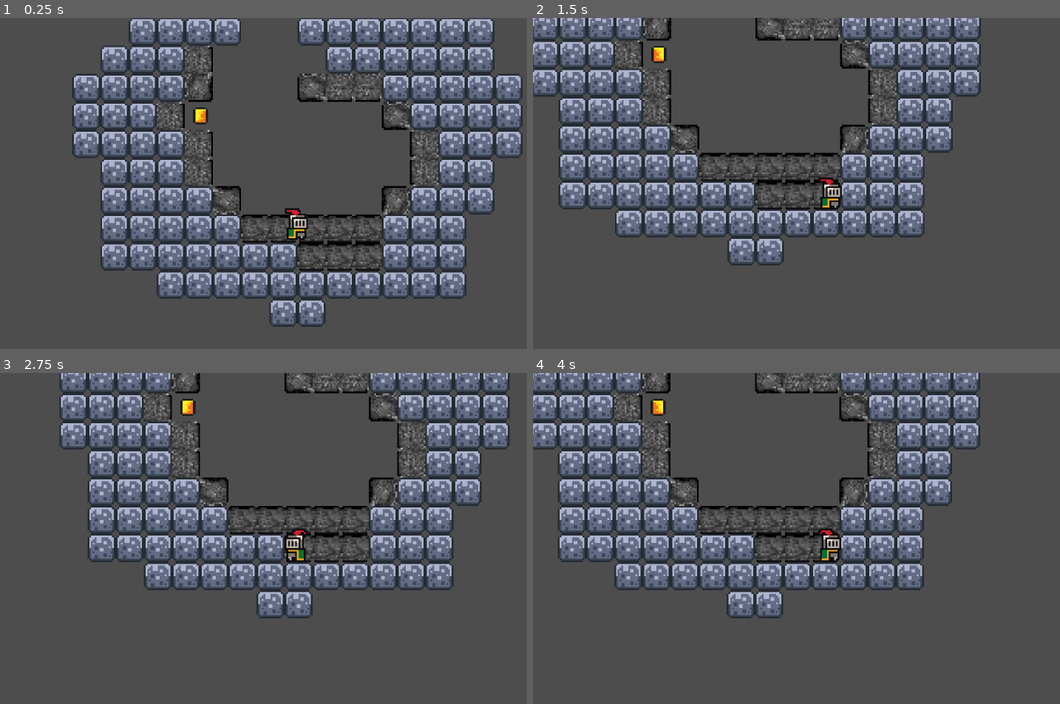
Above: before the commit, frames 1-4 (two rows, left to right).
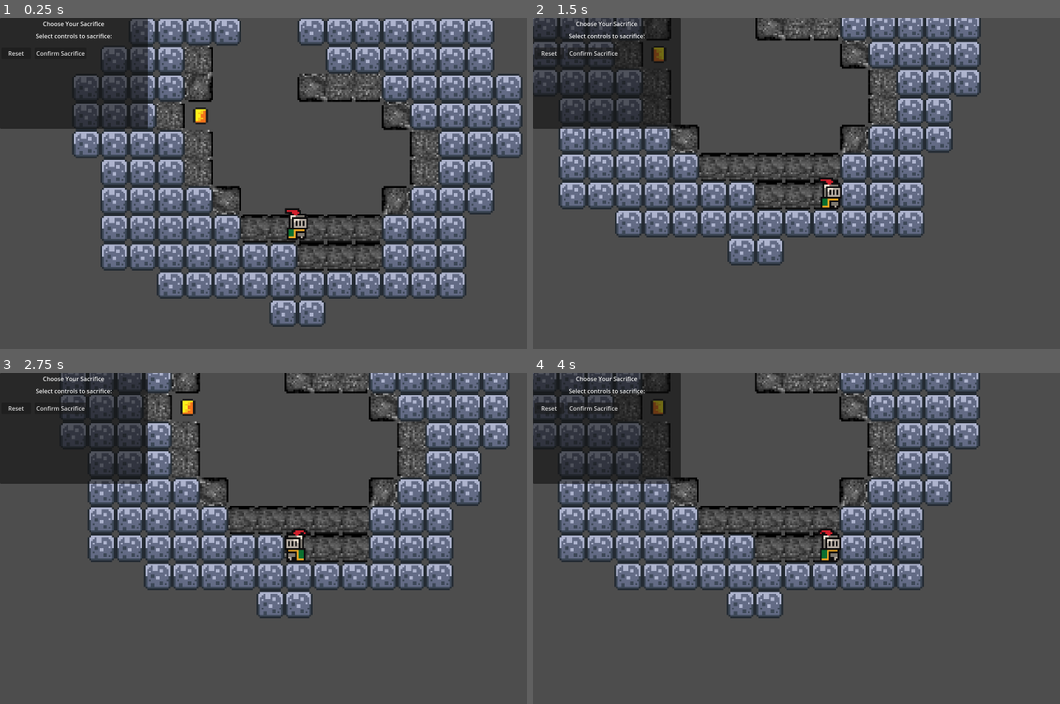
Above: after the commit, the same moments.

Repository: IlvesTheGamer/Downgrader
Game: Godot game, scene res://Scenes/level_1.tscn
Two runs of this game, one before a commit and one after it. Both use one fixed random seed, a clock stepped at 60 frames per second and the inputs below.
Inputs:
- Up to frame 1 (0.25 s): no input
- Up to frame 2 (1.5 s): tap Enter (ui_accept) at 0.5, 1.35 s; hold Enter (ui_accept) 0.53-1.28 s; hold Right (right) from 0.53 s (still down); tap E (roll) at 0.6 s
- Up to frame 3 (2.75 s): tap Enter (ui_accept) at 1.52, 1.82 s; tap E (roll) at 1.55, 2.1 s; release Right (right) at 2.03 s; hold A (left) from 2.03 s (still down); hold Enter (ui_accept) from 2.03 s (still down)
- Up to frame 4 (4 s): release A (left) at 2.78 s; release Enter (ui_accept) at 2.78 s; hold Right (right) from 2.78 s (still down); tap E (roll) at 2.85 s; tap Enter (ui_accept) at 3.02, 3.32 s; hold Enter (ui_accept) from 3.53 s (still down)

The runs differ from the first frame. In frame 1, 8.7% of the frame differs, in the area x 0-29%, y 0-34%; in frame 2, 8.0%; in frame 3, 8.4%; in frame 4, 8.0%.

Commit message:
ghfjh

Diff:
--- /dev/null
+++ b/GameManager.gd
@@ -0,0 +1,94 @@
+# GameManager.gd - Add this to your main game scene
+extends Node
+
+
+@onready var player: CharacterBody2D = $"../Player"  # Adjust path to your player
+@onready var sacrifice_popup: Control = $"../CanvasLayer/ControlSacrificePopup"
+
+var current_level = 1
+var disabled_controls = []
+
+# Level progression - defines how many controls to sacrifice per level
+var level_sacrifice_requirements = {
+	1: 0,  # Tutorial level - all controls
+	2: 1,  # Sacrifice 1 control
+	3: 1,  # Sacrifice 1 control
+	4: 2,  # Sacrifice 2 controls
+	5: 2,  # Sacrifice 2 controls
+	6: 3,  # Sacrifice 3 controls (only 1 control left!)
+}
+
+func _ready():
+	sacrifice_popup.controls_confirmed.connect(_on_controls_sacrificed)
+	sacrifice_popup.popup_closed.connect(_on_popup_closed)
+
+	# Start first level
+	start_level(current_level)
+
+func start_level(level: int):
+	print("Starting level: ", level)  # Debug
+	current_level = level
+
+	# Lock player movement at start of level
+	if player and player.has_method("lock_movement"):
+		player.lock_movement()
+		print("Player movement locked for level start")  # Debug
+	else:
+		print("ERROR: Could not find player or lock_movement method")  # Debug
+
+	# Reset all controls first
+	disabled_controls.clear()
+
+	# Check if we need to sacrifice controls
+	var required_sacrifices = level_sacrifice_requirements.get(level, 0)
+	print("Required sacrifices for level ", level, ": ", required_sacrifices)  # Debug
+
+	if required_sacrifices > 0:
+		sacrifice_popup.show_sacrifice_popup(level, required_sacrifices)
+	else:
+		# No sacrifices needed, start level immediately
+		_update_player_controls()
+		_start_level_gameplay()
+
+func _on_controls_sacrificed(sacrificed_controls_array: Array):
+	print("Controls sacrificed: ", sacrificed_controls_array)  # Debug
+	disabled_controls = sacrificed_controls_array.duplicate()
+	_update_player_controls()
+	_start_level_gameplay()
+
+func _on_popup_closed():
+	# Popup was closed, continue with current disabled controls
+	pass
+
+func _start_level_gameplay():
+	# Here you would start the actual level gameplay
+	# Enable player input, start timers, etc.
+	print("Level %d started! Disabled controls: %s" % [current_level, disabled_controls])
+
+func _update_player_controls():
+	# Update the player's movement script with disabled controls
+	if player and player.has_method("set_disabled_controls"):
+		player.set_disabled_controls(disabled_controls)
+
+	# Unlock player movement
+	if player and player.has_method("unlock_movement"):
+		player.unlock_movement()
+
+func restart_current_level():
+	# Called when player wants to restart level and choose new controls
+	var required_sacrifices = level_sacrifice_requirements.get(current_level, 0)
+	if required_sacrifices > 0:
+		sacrifice_popup.show_restart_sacrifice_popup(current_level, required_sacrifices)
+	else:
+		# No sacrifices needed for this level
+		start_level(current_level)
+
+func advance_to_next_level():
+	# Called when player completes current level
+	current_level += 1
+	start_level(current_level)
+
+func _input(event):
+	# Allow R key to restart level during gameplay
+	if event.is_action_pressed("restart") and not sacrifice_popup.visible:
+		restart_current_level()
--- /dev/null
+++ b/Scenes/control_sacrifice_popup.tscn
@@ -0,0 +1,63 @@
+[gd_scene load_steps=2 format=3 uid="uid://bj7xdxbvv71d6"]
+
+[ext_resource type="Script" uid="uid://rnnpo1wx1m80" path="res://Scripts/control_sacrifice_popup.gd" id="1_dhyxq"]
+
+[node name="ControlSacrificePopup" type="Control"]
+layout_mode = 3
+anchors_preset = 15
+anchor_right = 1.0
+anchor_bottom = 1.0
+grow_horizontal = 2
+grow_vertical = 2
+size_flags_horizontal = 4
+size_flags_vertical = 4
+script = ExtResource("1_dhyxq")
+metadata/_edit_use_anchors_ = true
+
+[node name="PopupPanel" type="PopupPanel" parent="."]
+oversampling_override = 1.0
+size = Vector2i(400, 300)
+visible = true
+
+[node name="VBoxContainer" type="VBoxContainer" parent="PopupPanel"]
+anchors_preset = 15
+anchor_right = 1.0
+anchor_bottom = 1.0
+offset_left = 4.0
+offset_top = 4.0
+offset_right = -4.0
+offset_bottom = -4.0
+grow_horizontal = 2
+grow_vertical = 2
+size_flags_vertical = 4
+theme_override_constants/separation = 10
+
+[node name="TitleLabel" type="Label" parent="PopupPanel/VBoxContainer"]
+layout_mode = 2
+size_flags_horizontal = 4
+text = "Choose Your Sacrifice"
+horizontal_alignment = 1
+
+[node name="InstructionLabel" type="Label" parent="PopupPanel/VBoxContainer"]
+layout_mode = 2
+text = "Select controls to sacrifice:"
+horizontal_alignment = 1
+
+[node name="ControlsContainer" type="VBoxContainer" parent="PopupPanel/VBoxContainer"]
+layout_mode = 2
+theme_override_constants/separation = 5
+alignment = 1
+
+[node name="ButtonContainer" type="HBoxContainer" parent="PopupPanel/VBoxContainer"]
+layout_mode = 2
+theme_override_constants/separation = 10
+
+[node name="ResetButton" type="Button" parent="PopupPanel/VBoxContainer/ButtonContainer"]
+custom_minimum_size = Vector2(80, 30)
+layout_mode = 2
+text = "Reset"
+
+[node name="ConfirmButton" type="Button" parent="PopupPanel/VBoxContainer/ButtonContainer"]
+custom_minimum_size = Vector2(120, 30)
+layout_mode = 2
+text = "Confirm Sacrifice"
--- a/Scenes/level_1.tscn
+++ b/Scenes/level_1.tscn
@@ -1,10 +1,12 @@
-[gd_scene load_steps=9 format=4 uid="uid://cyaxgqfq0y12e"]
-
-[ext_resource type="Script" uid="uid://cnwbbqyhm5ndm" path="res://level_1.gd" id="1_7p6j4"]
+[gd_scene load_steps=11 format=4 uid="uid://cyaxgqfq0y12e"]
+
+[ext_resource type="Script" uid="uid://cnwbbqyhm5ndm" path="res://Scripts/level_1.gd" id="1_7p6j4"]
 [ext_resource type="Texture2D" uid="uid://icthg8qi31wj" path="res://Assets/brackeys_platformer_assets/sprites/world_tileset.png" id="2_8ffim"]
 [ext_resource type="PackedScene" uid="uid://di26se5iewoky" path="res://Scenes/player.tscn" id="2_xfk5q"]
 [ext_resource type="Texture2D" uid="uid://de8yymrq3womd" path="res://Assets/New Piskel.png" id="3_6444e"]
 [ext_resource type="PackedScene" uid="uid://cq0ob75i1fm2r" path="res://Scenes/teleport.tscn" id="3_xfk5q"]
+[ext_resource type="Script" uid="uid://dac8ss7uuadut" path="res://GameManager.gd" id="6_evi0p"]
+[ext_resource type="PackedScene" uid="uid://bj7xdxbvv71d6" path="res://Scenes/control_sacrifice_popup.tscn" id="7_lsmp6"]
 
 [sub_resource type="TileSetAtlasSource" id="TileSetAtlasSource_6444e"]
 texture = ExtResource("2_8ffim")
@@ -179,6 +181,9 @@
 [node name="Level 1" type="Node2D"]
 script = ExtResource("1_7p6j4")
 
+[node name="GameManager" type="Node" parent="."]
+script = ExtResource("6_evi0p")
+
 [node name="Layer0" type="TileMapLayer" parent="."]
 use_parent_material = true
 tile_map_data = PackedByteArray("AAAAAP//AAAGAAEAAAABAP//AAAGAAEAAAACAP//AwAAAAAAAAADAP//AwAAAAAAAAAEAP//AwAAAAAAAAAFAP …(1904 unchanged characters)…
@@ -190,6 +195,14 @@
 [node name="Teleport" parent="." instance=ExtResource("3_xfk5q")]
 position = Vector2(9, -72)
 
+[node name="CanvasLayer" type="CanvasLayer" parent="."]
+
+[node name="ControlSacrificePopup" parent="CanvasLayer" instance=ExtResource("7_lsmp6")]
+offset_left = 58.0
+offset_top = -15.0
+offset_right = 58.0
+offset_bottom = -15.0
+
 [connection signal="area_entered" from="Teleport" to="." method="_on_teleport_area_entered"]
 [connection signal="area_shape_entered" from="Teleport" to="." method="_on_teleport_area_shape_entered"]
 [connection signal="body_entered" from="Teleport" to="." method="_on_teleport_body_entered"]
--- a/Scenes/level_2.tscn
+++ b/Scenes/level_2.tscn
@@ -1,9 +1,10 @@
-[gd_scene load_steps=7 format=4 uid="uid://b5wnpyqg56c0a"]
+[gd_scene load_steps=8 format=4 uid="uid://b5wnpyqg56c0a"]
 
 [ext_resource type="Script" uid="uid://isc6uwlpxc37" path="res://Scripts/level_2.gd" id="1_1q6tm"]
 [ext_resource type="Texture2D" uid="uid://icthg8qi31wj" path="res://Assets/brackeys_platformer_assets/sprites/world_tileset.png" id="1_12fag"]
 [ext_resource type="PackedScene" uid="uid://di26se5iewoky" path="res://Scenes/player.tscn" id="2_1q6tm"]
 [ext_resource type="PackedScene" uid="uid://cq0ob75i1fm2r" path="res://Scenes/teleport.tscn" id="3_v36qu"]
+[ext_resource type="PackedScene" uid="uid://bj7xdxbvv71d6" path="res://Scenes/control_sacrifice_popup.tscn" id="5_v36qu"]
 
 [sub_resource type="TileSetAtlasSource" id="TileSetAtlasSource_cggpd"]
 texture = ExtResource("1_12fag")
@@ -180,3 +181,9 @@
 
 [node name="Teleport" parent="." instance=ExtResource("3_v36qu")]
 position = Vector2(9, -72)
+
+[node name="ControlSacrificePopup" parent="." instance=ExtResource("5_v36qu")]
+offset_left = 65.0
+offset_top = -11.0
+offset_right = 65.0
+offset_bottom = -11.0
--- /dev/null
+++ b/Scenes/node.tscn
@@ -0,0 +1,6 @@
+[gd_scene load_steps=2 format=3 uid="uid://dkwg83pukri33"]
+
+[ext_resource type="Script" uid="uid://bavadnvn87l4v" path="res://node.gd" id="1_5g7os"]
+
+[node name="Node" type="Node"]
+script = ExtResource("1_5g7os")
--- /dev/null
+++ b/Scenes/sacriface.tscn
@@ -0,0 +1,3 @@
+[gd_scene format=3 uid="uid://ciqn350ld82if"]
+
+[node name="Sacriface" type="CanvasLayer"]
--- /dev/null
+++ b/Scenes/sacrifice_ui.tscn
@@ -0,0 +1,7 @@
+[gd_scene format=3 uid="uid://yi7kwruk6f38"]
+
+[node name="SacrificeUI" type="Control"]
+layout_mode = 3
+anchors_preset = 0
+offset_right = 40.0
+offset_bottom = 40.0
--- a/Scripts/character_body_2d.gd
+++ b/Scripts/character_body_2d.gd
@@ -1,14 +1,19 @@
+# Player.gd - Updated movement script with sacrifice system
 extends CharacterBody2D
+
 const SPEED = 250.0
 const JUMP_VELOCITY = -320.0
 const ROLL_SPEED = 400.0
 const ROLL_DURATION = 0.28
 const ROLL_COOLDOWN = 0.8  # Cooldown time after roll ends
+
 @onready var animated_sprite: AnimatedSprite2D = $AnimatedSprite2D
+
 var was_on_floor = false
 var jumps_left = 2  # Changed to double jump
 var coyote_time = 0.1  # Grace period for jumping after leaving ground
 var coyote_timer = 0.0
+
 # Roll variables
 var is_rolling = false
 var roll_timer = 0.0
@@ -16,7 +21,35 @@
 var roll_cooldown_timer = 0.0  # Cooldown timer
 var sprite_facing_right = true  # Track sprite direction
 
+# Control sacrifice system
+var disabled_controls = []
+var movement_locked = false  # New variable to completely lock movement
+
+func set_disabled_controls(controls: Array):
+	disabled_controls = controls.duplicate()
+	movement_locked = false  # Unlock movement when controls are set
+	print("Player controls disabled: ", disabled_controls)
+
+func lock_movement():
+	movement_locked = true
+	print("Player movement locked!")
+
+func unlock_movement():
+	movement_locked = false
+	print("Player movement unlocked!")
+
+func _is_control_enabled(control: String) -> bool:
+	return not control in disabled_controls
+
 func _physics_process(delta: float) -> void:
+	# Don't process movement if locked
+	if movement_locked:
+		# Still apply gravity but no player input
+		if not is_on_floor():
+			velocity += get_gravity() * delta
+		move_and_slide()
+		return
+
 	# Handle coyote time
 	if is_on_floor():
 		was_on_floor = true
@@ -43,8 +76,11 @@
 	if roll_cooldown_timer > 0:
 		roll_cooldown_timer -= delta
 
-	# Handle roll input - can roll in air, uses sprite facing direction, respects cooldown
-	if Input.is_action_just_pressed("roll") and not is_rolling and roll_cooldown_timer <= 0:
+	# Handle roll input - only if dash is enabled
+	if (_is_control_enabled("dash") and
+		Input.is_action_just_pressed("roll") and
+		not is_rolling and
+		roll_cooldown_timer <= 0):
 		is_rolling = true
 		roll_timer = ROLL_DURATION
 		roll_direction = 1 if sprite_facing_right else -1
@@ -56,8 +92,10 @@
 	if not is_rolling and not is_on_floor():
 		velocity += get_gravity() * delta
 
-	# Handle jumping (disabled during roll)
-	if Input.is_action_just_pressed("up") and not is_rolling:
+	# Handle jumping (disabled during roll) - only if jump is enabled
+	if (_is_control_enabled("jump") and
+		Input.is_action_just_pressed("up") and
+		not is_rolling):
 		if is_on_floor() or coyote_timer > 0:
 			# Ground jump or coyote time jump
 			velocity.y = JUMP_VELOCITY
@@ -69,7 +107,13 @@
 			jumps_left -= 1
 
 	# Get the input direction and handle the movement/deceleration
-	var direction := Input.get_axis("left", "right")
+	var direction = 0.0
+
+	# Check movement controls individually
+	if _is_control_enabled("move_right") and Input.is_action_pressed("right"):
+		direction += 1.0
+	if _is_control_enabled("move_left") and Input.is_action_pressed("left"):
+		direction -= 1.0
 
 	# Handle sprite flipping and track facing direction
 	if not is_rolling:
@@ -85,9 +129,20 @@
 		# Use roll speed and direction, lock vertical movement
 		velocity.x = roll_direction * ROLL_SPEED
 		velocity.y = 0  # Keep vertical velocity at zero during roll
-	elif direction:
+	elif direction != 0:
 		velocity.x = direction * SPEED
 	else:
 		velocity.x = move_toward(velocity.x, 0, SPEED)
 
 	move_and_slide()
+
+# Debug function to show current disabled controls
+func _input(event):
+	if event.is_action_pressed("ui_accept"):  # Enter key for debug
+		print("Disabled controls: ", disabled_controls)
+		print("Movement locked: ", movement_locked)
+		var enabled_controls = []
+		for control in ["move_left", "move_right", "jump", "dash"]:
+			if _is_control_enabled(control):
+				enabled_controls.append(control)
+		print("Enabled controls: ", enabled_controls)
--- /dev/null
+++ b/Scripts/control_sacrifice_popup.gd
@@ -0,0 +1,183 @@
+# ControlSacrificePopup.gd
+extends Control
+
+@onready var popup_panel: PopupPanel = $PopupPanel
+@onready var title_label: Label = $PopupPanel/VBoxContainer/TitleLabel
+@onready var instruction_label: Label = $PopupPanel/VBoxContainer/InstructionLabel
+@onready var controls_container: VBoxContainer = $PopupPanel/VBoxContainer/ControlsContainer
+@onready var confirm_button: Button = $PopupPanel/VBoxContainer/ButtonContainer/ConfirmButton
+@onready var reset_button: Button = $PopupPanel/VBoxContainer/ButtonContainer/ResetButton
+
+# Control options
+var available_controls = {
+	"move_left": {"display_name": "Move Left (A)", "enabled": true},
+	"move_right": {"display_name": "Move Right (D)", "enabled": true},
+	"jump": {"display_name": "Jump (W)", "enabled": true},
+	"dash": {"display_name": "Dash (Shift)", "enabled": true}
+}
+
+var required_sacrifices = 1  # How many controls need to be sacrificed
+var sacrificed_controls = []
+var control_buttons = {}
+
+
+signal controls_confirmed(sacrificed_controls: Array)
+signal popup_closed()
+
+
+func _ready():
+
+	hide()
+
+	confirm_button.pressed.connect(_on_confirm_pressed)
+
+	reset_button.pressed.connect(_on_reset_pressed)
+
+
+	# Set mouse filter to stop clicks from passing through
+	mouse_filter = Control.MOUSE_FILTER_STOP
+
+	# Make sure popup stays on top
+	z_index = 100
+
+func show_sacrifice_popup(level: int, required_sacrifice_count: int):
+
+	required_sacrifices = required_sacrifice_count
+	sacrificed_controls.clear()
+
+	# Update labels
+	title_label.text = "Level %d - Choose Your Sacrifice" % level
+	instruction_label.text = "You must sacrifice 1 control to proceed.\nClick on the controls you want to sacrifice:"
+
+
+	_create_control_buttons()
+	_update_confirm_button()
+
+	show()
+	# Pause the game to prevent movement
+	get_tree().paused = true
+
+func _create_control_buttons():
+	# Clear existing buttons
+	for child in controls_container.get_children():
+		child.queue_free()
+		await child.tree_exited  # Wait for cleanup
+	control_buttons.clear()
+
+	# Create buttons for each available control
+	for control_key in available_controls.keys():
+		if available_controls[control_key]["enabled"]: #if available_controls[control_key].enabled:
+			var button = Button.new()
+			button.text = available_controls[control_key].display_name
+			button.name = control_key
+			button.toggle_mode = true
+			button.custom_minimum_size = Vector2(300, 40)
+
+			# Style the button
+			button.flat = false
+
+			print("yep")
+			button.toggled.connect(_on_control_button_toggled.bind(control_key))
+
+			controls_container.add_child(button)
+			control_buttons[control_key] = button
+
+func _on_control_button_toggled(control_key: String, pressed: bool):
+	print("Button toggled: ", control_key, " pressed: ", pressed)
+
+	if pressed:
+		# Check if we can add more sacrifices
+		if sacrificed_controls.size() < required_sacrifices:
+			if not control_key in sacrificed_controls:
+				sacrificed_controls.append(control_key)
+				print("Added to sacrificed: ", sacrificed_controls)
+		else:
+			# Can't add more, untoggle this button
+			control_buttons[control_key].set_pressed_no_signal(false)
+			print("Max selections reached, untoggling")
+			return
+	else:
+		# Remove from sacrificed controls
+		if control_key in sacrificed_controls:
+			sacrificed_controls.erase(control_key)
+			print("Removed from sacrificed: ", sacrificed_controls)
+
+	_update_button_states()
+	_update_confirm_button()
+
+func _update_button_states():
+	print("Updating button states. Sacrificed: ", sacrificed_controls)  # Debug
+	var max_selections_reached = sacrificed_controls.size() >= required_sacrifices
+
+	for control_key in control_buttons.keys():
+		var button = control_buttons[control_key]
+		var is_selected = control_key in sacrificed_controls
+
+		if is_selected:
+			# Selected button - red background, keep pressed
+			button.modulate = Color.RED
+			button.text = "❌ " + available_controls[control_key].display_name + " (SACRIFICED)"
+			button.set_pressed_no_signal(true)
+		else:
+			# Unselected button
+			button.set_pressed_no_signal(false)
+			if max_selections_reached:
+				# Disabled state - gray out
+				button.modulate = Color.GRAY
+				button.disabled = true
+				button.text = available_controls[control_key].display_name + " (Can't select more)"
+			else:
+				# Available state - normal
+				button.modulate = Color.WHITE
+				button.disabled = false
+				button.text = "✓ " + available_controls[control_key].display_name
+
+func _update_confirm_button():
+	confirm_button.disabled = sacrificed_controls.size() != required_sacrifices
+
+	if sacrificed_controls.size() < required_sacrifices:
+		var remaining = required_sacrifices - sacrificed_controls.size()
+		if remaining == 1:
+			confirm_button.text = "Select 1 more control"
+		else:
+			confirm_button.text = "Select %d more controls" % remaining
+	else:
+		confirm_button.text = "Confirm Sacrifice & Start Level"
+
+func _on_confirm_pressed():
+	if sacrificed_controls.size() == required_sacrifices:
+		controls_confirmed.emit(sacrificed_controls.duplicate())
+		_close_popup()
+
+func _on_reset_pressed():
+	# Reset all buttons
+	print("Resetting all selections")  # Debug
+	sacrificed_controls.clear()
+	for control_key in control_buttons.keys():
+		var button = control_buttons[control_key]
+		button.set_pressed_no_signal(false)
+		button.disabled = false
+		button.modulate = Color.WHITE
+		button.text = "✓ " + available_controls[control_key].display_name
+	_update_confirm_button()
+
+func _close_popup():
+	hide()
+	get_tree().paused = false
+	popup_closed.emit()
+
+func _input(event):
+	# Prevent ESC from closing popup - force player to make choice
+	if visible and event.is_action_pressed("ui_cancel"):
+		# Show a message that they must make a choice
+		instruction_label.text = "You MUST sacrifice controls to continue!\nClick on the controls you want to sacrifice:"
+		instruction_label.modulate = Color.YELLOW
+
+		# Flash the instruction
+		var tween = create_tween()
+		tween.tween_property(instruction_label, "modulate", Color.WHITE, 1.0)
+
+# Function to call when restarting level
+func show_restart_sacrifice_popup(current_level: int, required_sacrifice_count: int):
+	title_label.text = "Restart Level %d - Choose New Sacrifice" % current_level
+	show_sacrifice_popup(current_level, required_sacrifice_count)
--- a/Scripts/level_2.gd
+++ b/Scripts/level_2.gd
@@ -1 +1,67 @@
+# level_2.gd - Updated with GameManager functionality
 extends Node2D
+
+@onready var player: CharacterBody2D = $Player
+@onready var sacrifice_popup: Control = $ControlSacrificePopup
+
+var current_level = 2
+var disabled_controls = []
+
+# Level 2 requires 1 sacrifice
+var required_sacrifices = 1
+
+func _ready():
+	print("Level 2 starting")
+	sacrifice_popup.controls_confirmed.connect(_on_controls_sacrificed)
+	sacrifice_popup.popup_closed.connect(_on_popup_closed)
+
+
+	# Start level 2 with sacrifice requirement
+	start_level()
+
+func start_level():
+	print("Starting level 2 with sacrifice requirement")
+
+	# Lock player movement
+	if player and player.has_method("lock_movement"):
+		player.lock_movement()
+		print("Player movement locked for level 2")
+	else:
+		print("ERROR: Could not find player or lock_movement method")
+
+	# Reset controls
+	disabled_controls.clear()
+
+	# Show sacrifice popup since level 2 requires 1 sacrifice
+	sacrifice_popup.show_sacrifice_popup(current_level, required_sacrifices)
+
+func _on_controls_sacrificed(sacrificed_controls_array: Array):
+	print("Level 2 - Controls sacrificed: ", sacrificed_controls_array)
+	disabled_controls = sacrificed_controls_array.duplicate()
+	_update_player_controls()
+	_start_level_gameplay()
+
+func _on_popup_closed():
+	# Popup was closed
+	pass
+
+func _update_player_controls():
+	# Update the player's movement script with disabled controls
+	if player and player.has_method("set_disabled_controls"):
+		player.set_disabled_controls(disabled_controls)
+
+	# Unlock player movement
+	if player and player.has_method("unlock_movement"):
+		player.unlock_movement()
+
+func _start_level_gameplay():
+	print("Level 2 gameplay started! Disabled controls: ", disabled_controls)
+
+func restart_current_level():
+	# Allow restarting with different controls
+	sacrifice_popup.show_restart_sacrifice_popup(current_level, required_sacrifices)
+
+func _input(event):
+	# Allow R key to restart level
+	if event.is_action_pressed("ui_accept") and not sacrifice_popup.visible:  # Using Enter for restart
+		restart_current_level()
--- /dev/null
+++ b/node.gd
@@ -0,0 +1,11 @@
+extends Node
+
+
+# Called when the node enters the scene tree for the first time.
+func _ready() -> void:
+	pass # Replace with function body.
+
+
+# Called every frame. 'delta' is the elapsed time since the previous frame.
+func _process(delta: float) -> void:
+	pass
Not shown, added: GameManager.gd.uid
Not shown, added: Scripts/control_sacrifice_popup.gd.uid
Renamed: level_1.gd -> Scripts/level_1.gd
Renamed: level_1.gd.uid -> Scripts/level_1.gd.uid
Not shown, added: node.gd.uid
